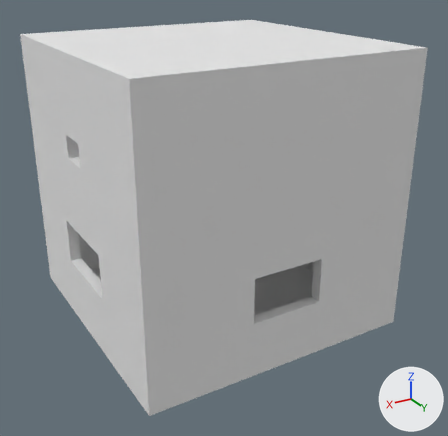
A saved change to the OBJ model MainProject/Assets/VoxelOBJ/New_Home/maison_int_vide.obj.
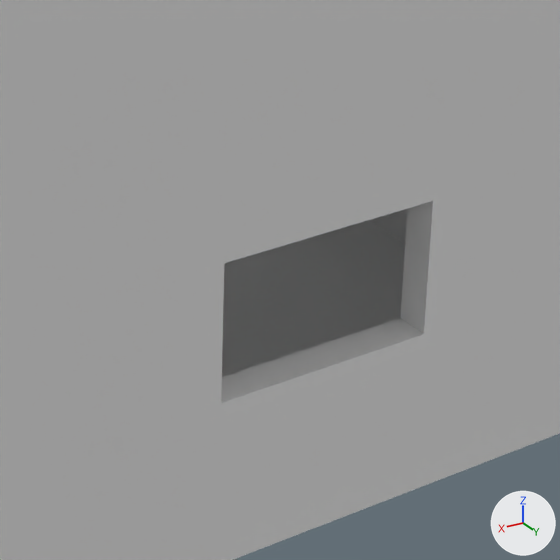
Old and new are each drawn whole from a 50 mm camera at (106.7, 187.9, 127.6) aimed at (-1.6, 7.3, 37.3) and again close up on the part from 41% to 81% of the width and 45% to 86% of the height. The axes (+X, +Y, +Z) are drawn at lower right. The lights are the same throughout. Where no turn or scale is listed for an object, it has been applied to the vertices. Vertices at the same position are counted once.

The first close-up shows 'maison_int_vide'.
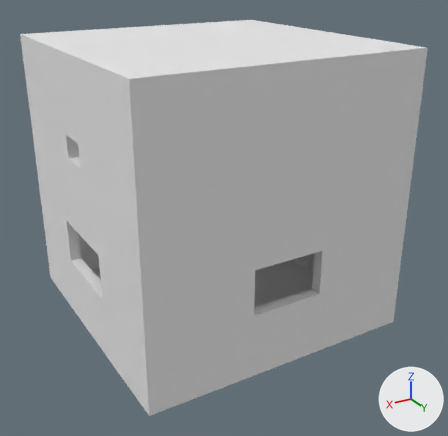
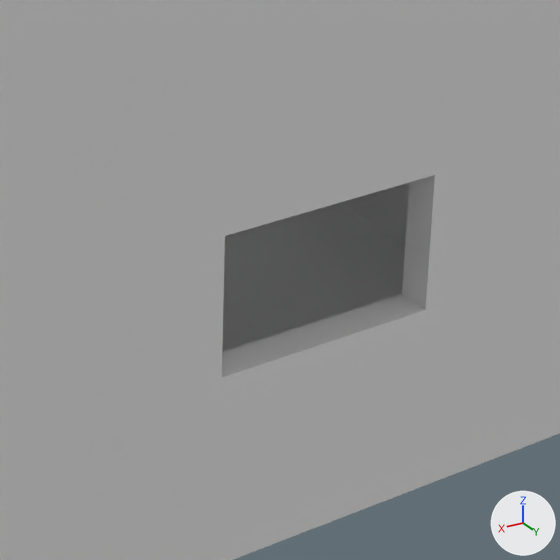
The change in detail:
me_maison_int_vide has 244 vertices, 504 faces and spans x -50.0..50.0, y -50.0..50.0, z 0.0..100.0.
me_maison_int_vide is used by ob_maison_int_vide; location (0.0, 0.0, 0.0).
me_maison_int_vide part 1: all 20 vertices in x -14.0..14.0, y 46.0..50.0, z 19.0..37.0 are moved by (0.0, 0.0, 3.0).

Changed parts and their boxes (x1, y1, x2, y2) in the close-ups (560 x 560 px; the box of a moved part takes in the faces that stretch with it):
part 1 of me_maison_int_vide, moved or reshaped
    both: (219, 173, 437, 404)
